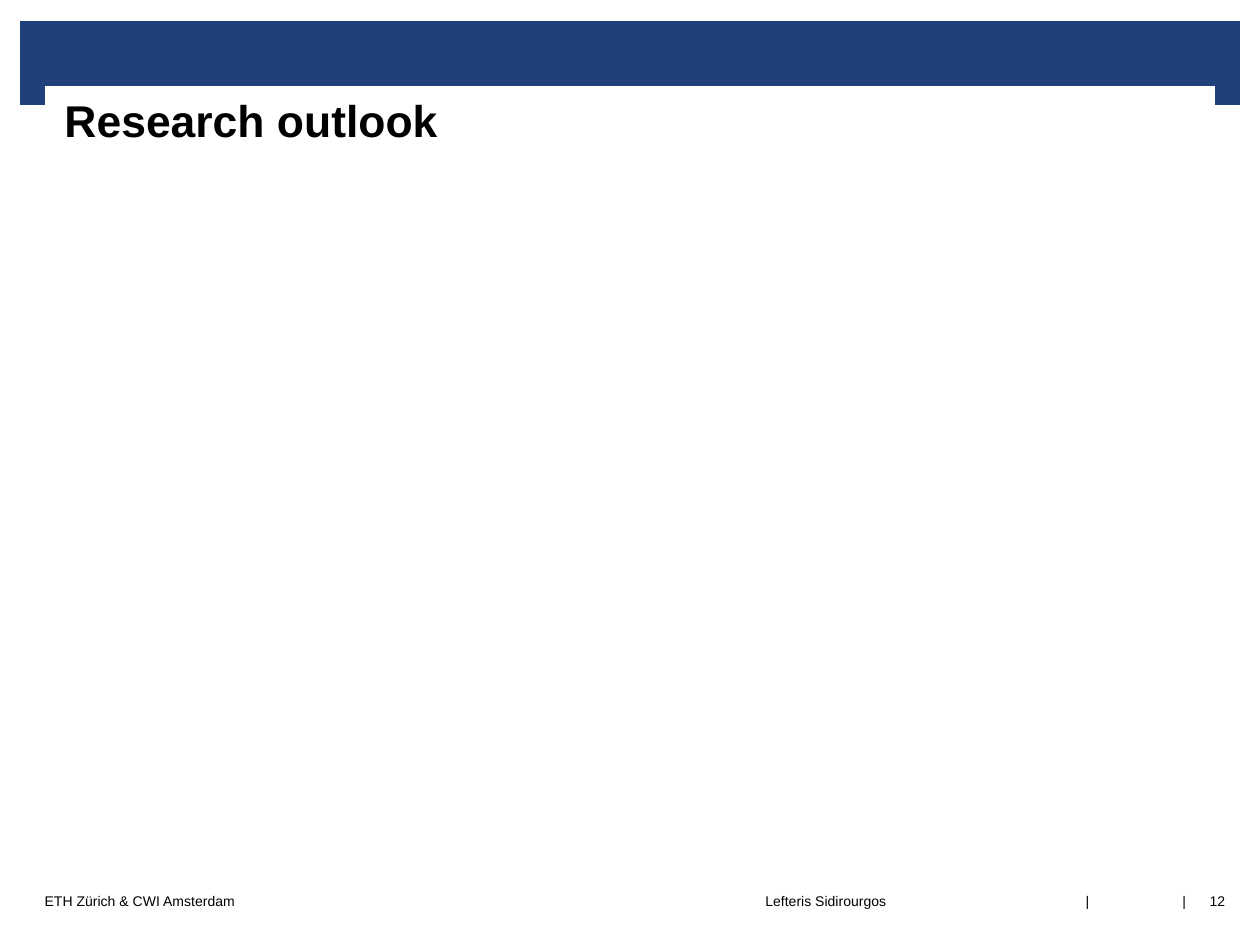
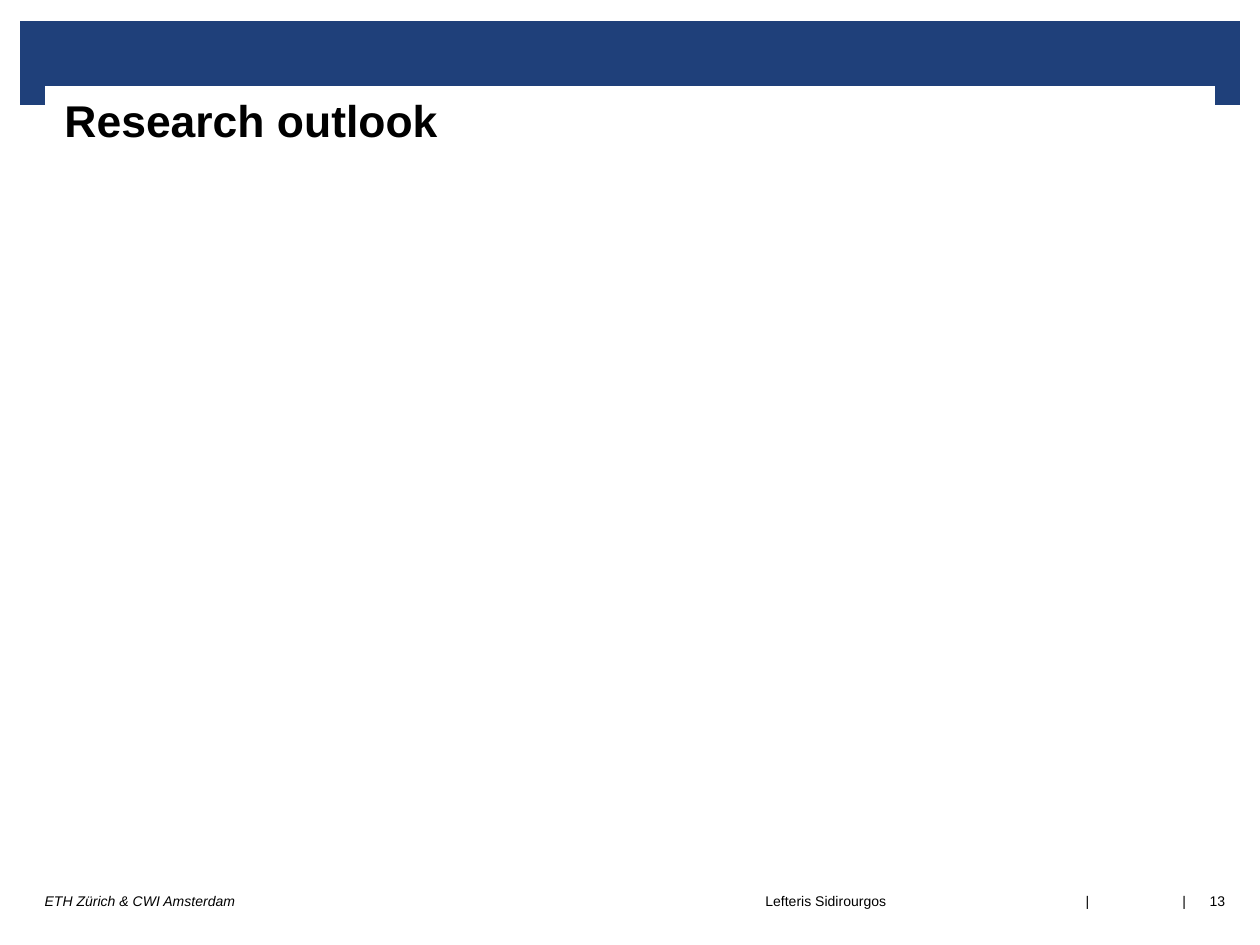
Before and after one commit to lsidir/imprints, a slide deck: slide 13 of DaMoN-paper/presentation/damon17.odp (slide 12 before the commit). Drawn at 1260x945 pixels with LibreOffice and Linux fonts; fonts in the diff are those of the drawing; background and template pictures are left out. Boxes give left, top, right and bottom in pixels: in the first picture for what was removed or moved away, otherwise in the second. Text is boxed around its words. In the diff, an @@ line names an element or a change of style, - is before the commit and + after.

```diff
--- a/DaMoN-paper/presentation/damon17.odp
+++ b/DaMoN-paper/presentation/damon17.odp
@@ text "ETH Zürich & CWI Amsterdam" at <box>45,896,235,906</box>: italic on @@
@@ page number at <box>1210,896,1226,906</box>: text changed @@
-12
+13
```
Also in this commit, not shown: 14 other slides changed, 1 slide added.
